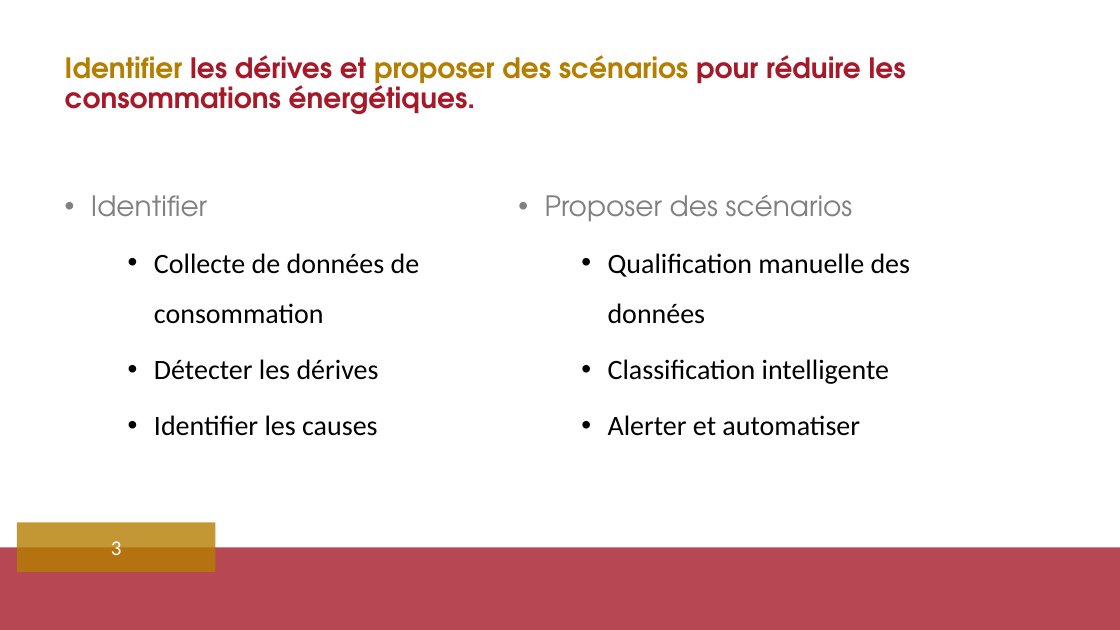
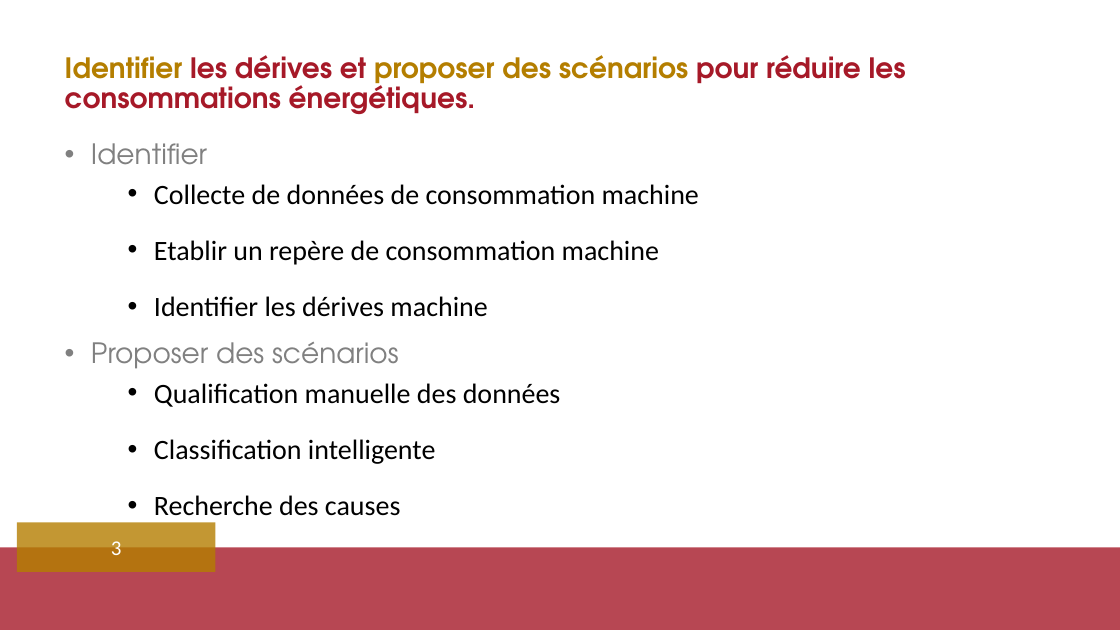
Before and after one commit to alfux/multilayer-perceptron, a slide deck: slide 3 of others/20250114_GPS_NRJ.pptx. Drawn at 1120x630 pixels with LibreOffice and Linux fonts; fonts in the diff are those of the drawing; background and template pictures are left out. Boxes give left, top, right and bottom in pixels: in the first picture for what was removed or moved away, otherwise in the second. Text is boxed around its words. In the diff, an @@ line names an element or a change of style, - is before the commit and + after.

```diff
--- a/others/20250114_GPS_NRJ.pptx
+++ b/others/20250114_GPS_NRJ.pptx
@@ text "Identifier": place and size @@
-text "Identifier" at <box>91,195,420,436</box>
+text "Identifier" at <box>91,143,699,317</box>
@@ text at <box>154,184,699,317</box>: text changed @@
-  • Collecte de données de consommation
-  • Détecter les dérives
-  • Identifier les causes
+  • Collecte de données de consommation machine
+  • Etablir un repère de consommation machine
+  • Identifier les dérives machine
@@ text "Proposer des scénarios": place and size @@
-text "Proposer des scénarios" at <box>545,195,911,436</box>
+text "Proposer des scénarios" at <box>91,342,561,516</box>
@@ text at <box>154,383,561,407</box>: line spacing 1.5 to 1 @@
@@ text at <box>154,495,401,516</box>: text changed @@
-  • Alerter et automatiser
+  • Recherche des causes
```
Also in this commit, not shown: 5 other slides changed, 9 other files.
